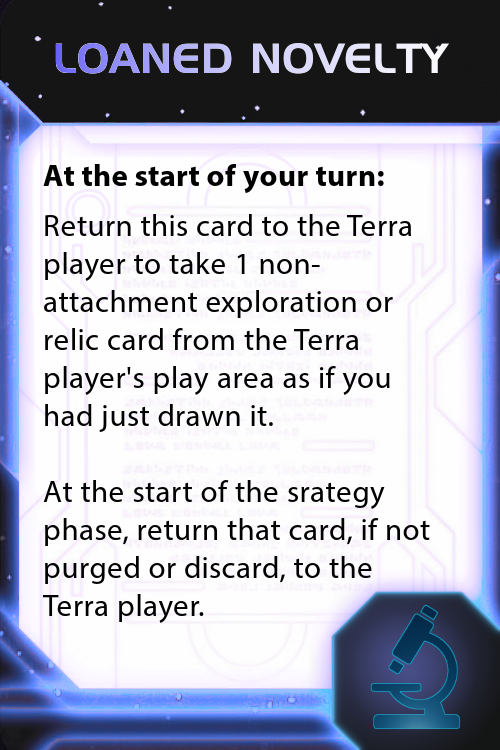
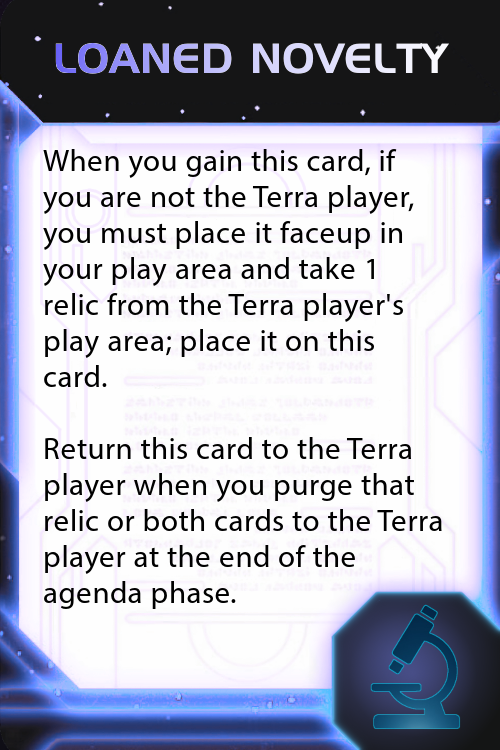
Before/after of a 500×750 layered artwork. What changed in the layer stack:
renamed "At the start of your turn:" to "Empty Text Layer", painted on it over [43, 164, 384, 193]
renamed "Return this card to the Terra ..." to "When you gain this card, if yo...", painted on it over [42, 149, 442, 623]
